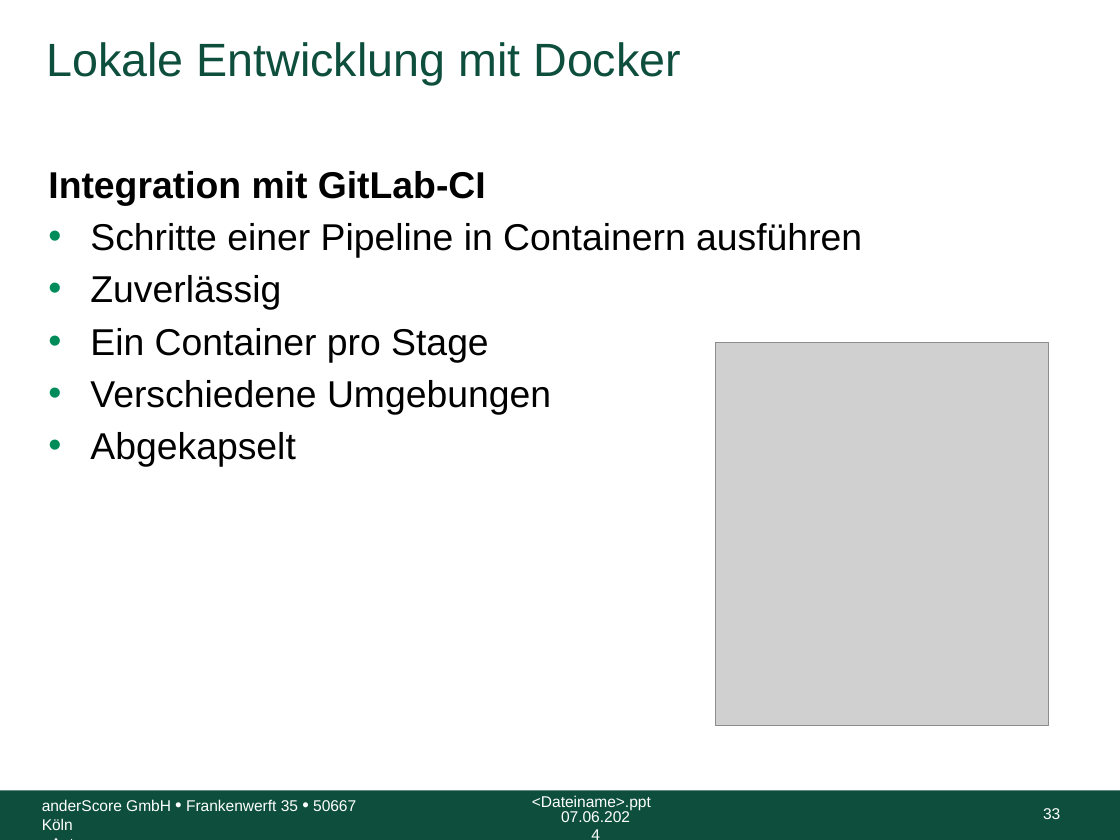
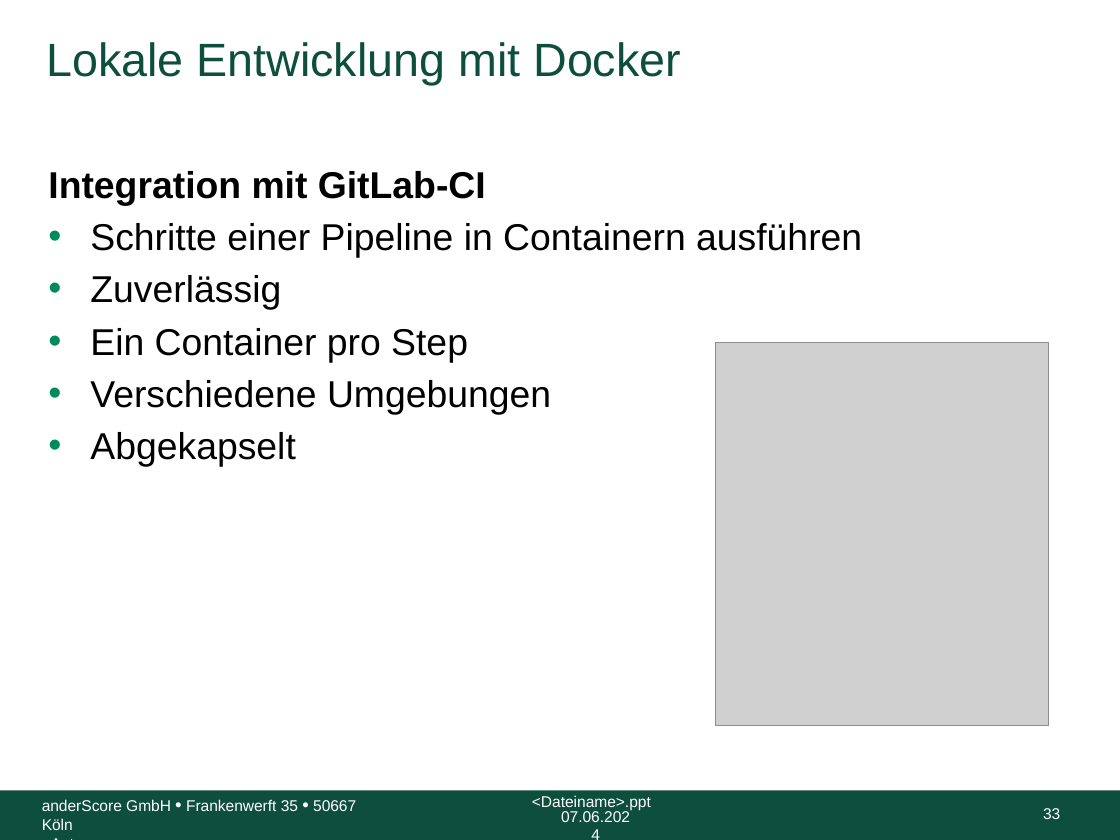
Before and after one commit to anderscore-gmbh/gitlab, a slide deck: slide 33 of slides/Tag-3_2-Docker.pptx. Drawn at 1120x840 pixels with LibreOffice and Linux fonts; fonts in the diff are those of the drawing; grey boxes stand for pictures; background and template pictures are left out. Boxes give left, top, right and bottom in pixels: in the first picture for what was removed or moved away, otherwise in the second. Text is boxed around its words. In the diff, an @@ line names an element or a change of style, - is before the commit and + after.

Commit message:
Typos und Notizen 3-2 Docker

```diff
--- a/slides/Tag-3_2-Docker.pptx
+++ b/slides/Tag-3_2-Docker.pptx
@@ text at box(90, 328, 468, 362): text changed @@
-• Ein Container pro Stage
+• Ein Container pro Step
```
Also in this commit, not shown: 4 other slides changed.
